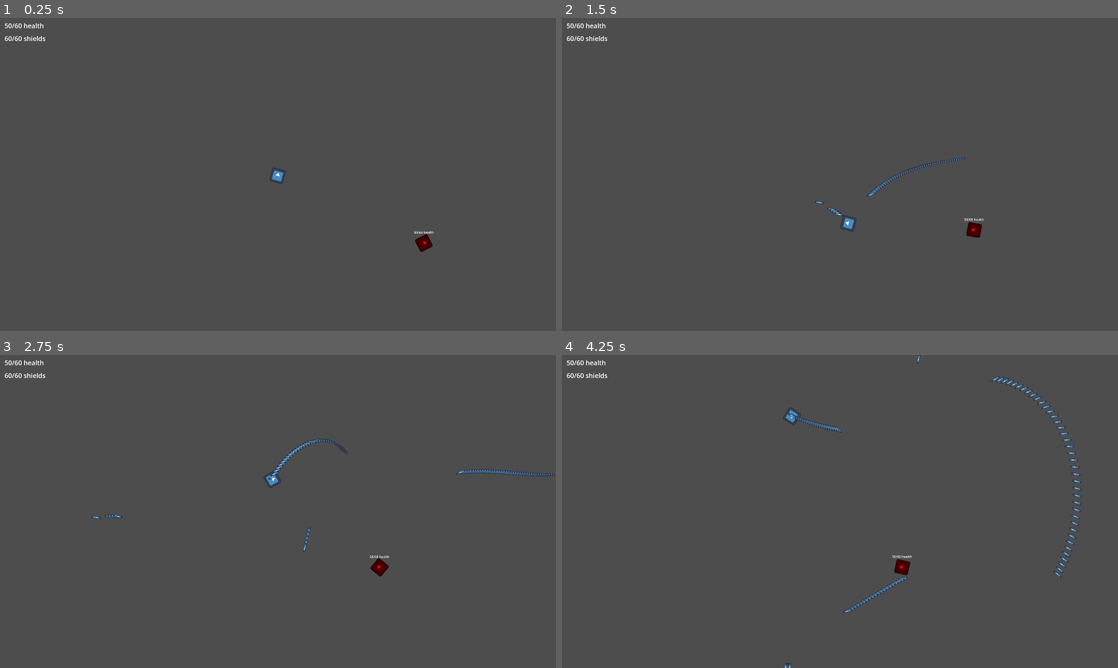
Above: before the commit, frames 1-4 (two rows, left to right).
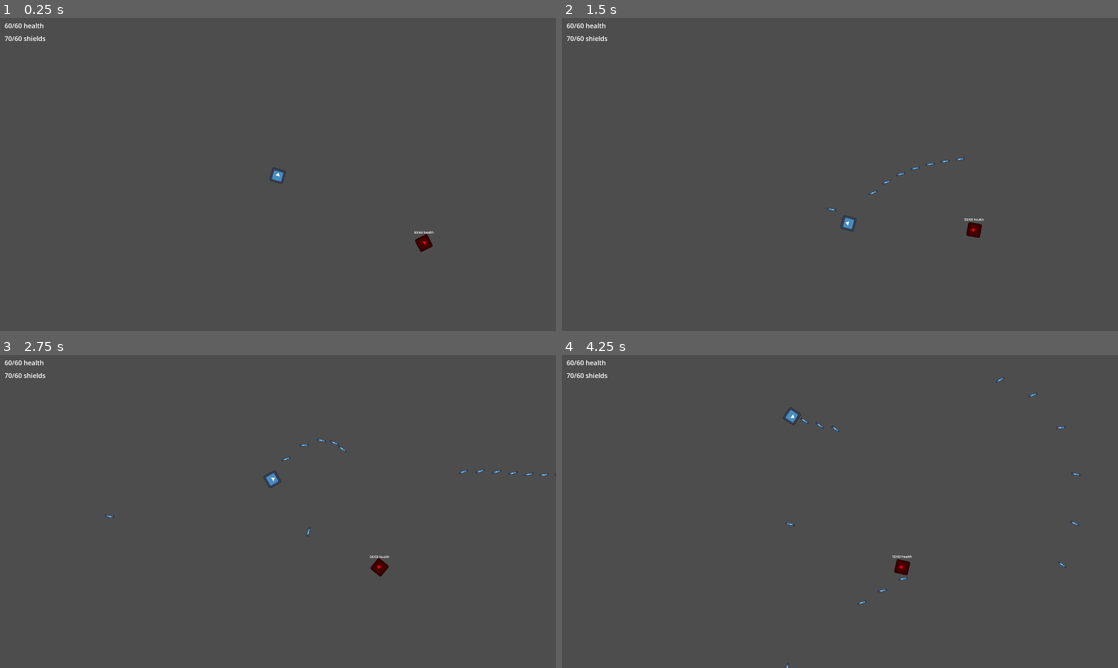
Above: after the commit, the same moments.

Repository: flappybird787/Nova-Pulse
Game: Godot game, scene res://scenes/test_scene.tscn
The game is run twice, just before and just after one commit, with the same random seed, the same clock (stepped at 60 frames per second) and the same inputs. The engine's default icon, where the game draws it, is replaced by a stand-in: a white triangle on a blue panel in a dark square.
Inputs (mouse positions are in pixels of both pictures, inside the frame that each line leads up to):
- Up to frame 1 (0.25 s): no input
- Up to frame 2 (1.5 s): tap Enter at 0.5 s; move the mouse to (962, 158) at 0.52 s; hold D (move_right) 0.53-1.28 s; hold F (primary_attack) 0.53-1.28 s; move the mouse to (728, 190) at 1.27 s; hold A (move_left) from 1.28 s (still down); tap F (primary_attack) at 1.35 s
- Up to frame 3 (2.75 s): move the mouse to (333, 442) at 2.02 s; release A (move_left) at 2.03 s; hold D (move_right) from 2.03 s (still down); hold F (primary_attack) from 2.03 s (still down)
- Up to frame 4 (4.25 s): move the mouse to (812, 574) at 2.77 s; release D (move_right) at 2.78 s; release F (primary_attack) at 2.78 s; hold W (move_up) 2.78-3.53 s; tap F (primary_attack) at 2.85 s; move the mouse to (1006, 558) at 3.52 s; hold A (move_left) from 3.53 s (still down); hold F (primary_attack) from 3.53 s (still down)

The runs differ from the first frame. In frame 1, less than 0.1% of the frame differs, in the area x 0-2%, y 1-8%; in frame 2, 0.1%; in frame 3, 0.3%; in frame 4, 0.5%, in the area x 0-94%, y 0-100%.

Commit message:
added the ability for enemies to shoot, made enemies die, made player take shield and hull damage, fixed player firerate

Diff:
--- a/prefabs/enemy_ship_base.tscn
+++ b/prefabs/enemy_ship_base.tscn
@@ -7,6 +7,8 @@
 [ext_resource type="Script" uid="uid://byfkxe3bur7me" path="res://scripts/state_machine_manager.gd" id="4_lxkpm"]
 [ext_resource type="Script" uid="uid://bek72p5pasbro" path="res://scripts/states/attacking_state.gd" id="5_i12am"]
 [ext_resource type="Script" uid="uid://c4mljycdd8vir" path="res://scripts/components/health_component.gd" id="6_l0son"]
+[ext_resource type="Script" uid="uid://cm2jchhaaqnpt" path="res://scripts/components/death_component.gd" id="8_sy2du"]
+[ext_resource type="Script" uid="uid://cbagpr7b1t6bb" path="res://scripts/components/attack_instantiator_component.gd" id="9_b8mar"]
 
 [sub_resource type="RectangleShape2D" id="RectangleShape2D_l0son"]
 size = Vector2(128, 128)
@@ -16,6 +18,9 @@
 
 [sub_resource type="CircleShape2D" id="CircleShape2D_i12am"]
 radius = 3252.5996
+
+[sub_resource type="RectangleShape2D" id="RectangleShape2D_5pmvo"]
+size = Vector2(20, 931)
 
 [node name="enemy_ship_base" type="CharacterBody2D" unique_id=1776559298 node_paths=PackedStringArray("health_component")]
 collision_layer = 37
@@ -64,10 +69,12 @@
 [node name="StateMachineManager" type="Node" parent="." unique_id=1065371948]
 script = ExtResource("4_lxkpm")
 
-[node name="AttackingState" type="Node" parent="StateMachineManager" unique_id=357116728 node_paths=PackedStringArray("ship_data_component", "ship_base", "state_machine_manager")]
+[node name="AttackingState" type="Node" parent="StateMachineManager" unique_id=357116728 node_paths=PackedStringArray("ship_data_component", "ship_base", "attack_instantiator_component", "weapons_cooldown_timer", "state_machine_manager")]
 script = ExtResource("5_i12am")
 ship_data_component = NodePath("../../ShipDataComponent")
 ship_base = NodePath("../..")
+attack_instantiator_component = NodePath("../../AttackInstantiatorComponent")
+weapons_cooldown_timer = NodePath("../../WeaponCooldownTimer")
 state_machine_manager = NodePath("..")
 state_name = "ATTACKING"
 metadata/_custom_type_script = "uid://bmemjl566ltus"
@@ -106,7 +113,41 @@
 health_label_pivot = NodePath("../PlayerHealthLabelPivot")
 handle_label_transforms = true
 
+[node name="DeathComponent" type="Node" parent="." unique_id=3514482 node_paths=PackedStringArray("health_component", "root")]
+script = ExtResource("8_sy2du")
+health_component = NodePath("../HealthComponent")
+root = NodePath("..")
+
+[node name="FireRange" type="Area2D" parent="." unique_id=1223002913]
+collision_layer = 0
+collision_mask = 64
+
+[node name="CollisionShape2D" type="CollisionShape2D" parent="FireRange" unique_id=1271456785]
+position = Vector2(455, 0)
+rotation = -1.5707964
+shape = SubResource("RectangleShape2D_5pmvo")
+
+[node name="AttackInstantiatorComponent" type="Node" parent="." unique_id=940520612 node_paths=PackedStringArray("attack_point", "physics_body")]
+script = ExtResource("9_b8mar")
+attack_point = NodePath("../AttackPoint")
+physics_body = NodePath("..")
+type = "ENEMY"
+attack_type = "BLASTER"
+speed = 1200
+damage = 4
+metadata/_custom_type_script = "uid://cbagpr7b1t6bb"
+
+[node name="AttackPoint" type="Marker2D" parent="." unique_id=2082869617]
+rotation = -1.5707964
+
+[node name="WeaponCooldownTimer" type="Timer" parent="." unique_id=1184776392]
+wait_time = 0.5
+one_shot = true
+
 [connection signal="area_entered" from="MapEdgeOverflowAreaX" to="MapEdgeOverflowComponent" method="on_map_edge_overlap_x"]
 [connection signal="area_entered" from="MapEdgeOverflowAreaY" to="MapEdgeOverflowComponent" method="on_map_edge_overlap_y"]
 [connection signal="body_entered" from="AttackRange" to="StateMachineManager/AttackingState" method="_on_attack_range_body_entered"]
 [connection signal="body_exited" from="AttackRange" to="StateMachineManager/AttackingState" method="_on_attack_range_body_exited"]
+[connection signal="body_entered" from="FireRange" to="StateMachineManager/AttackingState" method="_on_fire_range_body_entered"]
+[connection signal="body_exited" from="FireRange" to="StateMachineManager/AttackingState" method="_on_fire_range_body_exited"]
+[connection signal="timeout" from="WeaponCooldownTimer" to="StateMachineManager/AttackingState" method="_on_weapon_cooldown_timer_timeout"]
--- a/prefabs/player_ship.tscn
+++ b/prefabs/player_ship.tscn
@@ -14,10 +14,11 @@
 [sub_resource type="RectangleShape2D" id="RectangleShape2D_fto5i"]
 size = Vector2(127, 128)
 
-[node name="PlayerShip" type="CharacterBody2D" unique_id=1089880255]
+[node name="PlayerShip" type="CharacterBody2D" unique_id=1089880255 node_paths=PackedStringArray("health_component")]
 collision_layer = 70
 collision_mask = 6
 script = ExtResource("1_yfrvl")
+health_component = NodePath("HealthComponent")
 
 [node name="Sprite2D" type="Sprite2D" parent="." unique_id=1036919982]
 rotation = 1.5707964
@@ -26,11 +27,12 @@
 [node name="CollisionShape2D" type="CollisionShape2D" parent="." unique_id=85070103]
 shape = SubResource("RectangleShape2D_yfrvl")
 
-[node name="PlayerShipControllerComponent" type="Node" parent="." unique_id=573145881 node_paths=PackedStringArray("ship_data_component", "ship_body", "attack_instantiator_component")]
+[node name="PlayerShipControllerComponent" type="Node" parent="." unique_id=573145881 node_paths=PackedStringArray("ship_data_component", "ship_body", "attack_instantiator_component", "primary_weapon_cooldown_timer")]
 script = ExtResource("2_iwps3")
 ship_data_component = NodePath("../ShipDataComponent")
 ship_body = NodePath("..")
 attack_instantiator_component = NodePath("../AttackInstantiatorComponent")
+primary_weapon_cooldown_timer = NodePath("../PrimaryWeaponCooldownTimer")
 
 [node name="ShipDataComponent" type="Node" parent="." unique_id=1005858283]
 script = ExtResource("3_fto5i")
@@ -43,9 +45,9 @@
 
 [node name="HealthComponent" type="Node" parent="." unique_id=2028290838 node_paths=PackedStringArray("shield_label", "health_label")]
 script = ExtResource("5_fto5i")
-health = 50
+health = 60
 max_health = 60
-shields = 60
+shields = 70
 max_shields = 60
 shield_label = NodePath("../CanvasLayer/PlayerShieldLabel")
 health_label = NodePath("../CanvasLayer/PlayerHealthLabel")
@@ -94,13 +96,22 @@
 theme_override_font_sizes/font_size = 30
 text = "test"
 
-[node name="AttackInstantiatorComponent" type="Node" parent="." unique_id=1909240710 node_paths=PackedStringArray("attack_point")]
+[node name="AttackInstantiatorComponent" type="Node" parent="." unique_id=1909240710 node_paths=PackedStringArray("attack_point", "physics_body")]
 script = ExtResource("7_xkgcq")
 attack_point = NodePath("../AttackPoint")
+physics_body = NodePath("..")
 type = "PLAYER"
+attack_type = "BLASTER"
+speed = 1200
+damage = 5
 
 [node name="AttackPoint" type="Marker2D" parent="." unique_id=1700526706]
 rotation = -1.5707964
 
+[node name="PrimaryWeaponCooldownTimer" type="Timer" parent="." unique_id=1266770065]
+wait_time = 0.1
+one_shot = true
+
 [connection signal="area_entered" from="MapEdgeOverflowAreaX" to="MapEdgeOverflowComponent" method="on_map_edge_overlap_x"]
 [connection signal="area_entered" from="MapEdgeOverflowAreaY" to="MapEdgeOverflowComponent" method="on_map_edge_overlap_y"]
+[connection signal="timeout" from="PrimaryWeaponCooldownTimer" to="PlayerShipControllerComponent" method="_on_timer_timeout"]
--- a/scripts/bullet.gd
+++ b/scripts/bullet.gd
@@ -22,7 +22,7 @@
 	if type == "ENEMY":
 		print("hit the player")
 
-		body.health_component.health -= damage
+		body.health_component.deal_damage(damage)
 
 		queue_free()
 
@@ -31,6 +31,6 @@
 	if type == "PLAYER":
 		print("hit an enemy")
 
-		body.health_component.health -= damage
+		body.health_component.deal_damage(damage)
 
 		queue_free()
--- a/scripts/components/attack_instantiator_component.gd
+++ b/scripts/components/attack_instantiator_component.gd
@@ -5,13 +5,24 @@
 
 @export var attack_point : Marker2D
 
+@export var physics_body : CharacterBody2D
+
 ## set this to ENEMY for fired from an enemy or PLAYER for fired from the player
 @export var type : String
+
+@export_enum("BLASTER") var attack_type : String
+
+@export_category("blasters")
+
+@export var speed = 0
+@export var damage = 0
 
 func instantiate_attack():
 	var a = attack.instantiate()
 	add_child(a)
 	a.transform = attack_point.global_transform
-	a.speed = 1200
-	a.damage = 1
+	if attack_type == "BLASTER":
+		a.speed = speed
+		a.damage = damage
+		a.velocity = physics_body.velocity
 	a.type = type
--- /dev/null
+++ b/scripts/components/death_component.gd
@@ -0,0 +1,10 @@
+extends Node
+class_name DeathComponent
+
+@export var health_component : HealthComponent
+@export var root : Node
+
+
+func _process(delta: float) -> void:
+	if health_component.health <= 0:
+		root.queue_free()
--- a/scripts/components/health_component.gd
+++ b/scripts/components/health_component.gd
@@ -30,5 +30,14 @@
 	if handle_label_transforms:
 		handle_label_gui()
 
+func deal_damage(amount: int):
+	for i in range(amount):
+		if max_shields != 0 and shields > 0:
+			shields -= 1
+
+		else:
+			health -= 1
+
+
 func handle_label_gui():
 	health_label_pivot.rotation = -get_parent().rotation
--- a/scripts/components/player_ship_controller_component.gd
+++ b/scripts/components/player_ship_controller_component.gd
@@ -9,6 +9,9 @@
 @export var attack_instantiator_component : AttackInstantiatorComponent
 
 var velocity : Vector2
+
+var can_fire = true
+@export var primary_weapon_cooldown_timer : Timer
 
 func _physics_process(delta: float) -> void:
 	get_player_input()
@@ -46,7 +49,11 @@
 	velocity += move_dir * ship_data_component.ship_acceleration
 
 	if Input.is_action_pressed("primary_attack"):
-		attack_instantiator_component.instantiate_attack()
+		if can_fire:
+			attack_instantiator_component.instantiate_attack()
+			can_fire = false
+			primary_weapon_cooldown_timer.start()
+
 
 func limit_velocity(max_velocity):
 	if velocity.x > max_velocity:
@@ -69,3 +76,7 @@
 		# Optional: Snap to zero if velocity is very low to prevent "infinite" sliding
 		if velocity.length() < 0.1:
 			velocity = Vector2.ZERO
+
+
+func _on_timer_timeout() -> void:
+	can_fire = true
--- a/scripts/player_ship.gd
+++ b/scripts/player_ship.gd
@@ -1 +1,3 @@
 extends CharacterBody2D
+
+@export var health_component : HealthComponent
--- a/scripts/states/attacking_state.gd
+++ b/scripts/states/attacking_state.gd
@@ -3,11 +3,17 @@
 
 
 @export var can_attack = false
+@export var can_fire = false
 
 @export var ship_data_component : ShipDataComponent
 @export var ship_base : CharacterBody2D
 
+@export var attack_instantiator_component : AttackInstantiatorComponent
+
 var target
+
+@export var weapons_cooldown_timer : Timer
+var weapon_on_cooldown = false
 
 func _process(delta: float) -> void:
 
@@ -19,6 +25,11 @@
 
 	if state_machine_manager.current_state == state_name:
 		attack(ship_base, target.global_position, delta, ship_data_component.ship_speed, ship_data_component.ship_agility)
+
+		if can_fire and !weapon_on_cooldown:
+			attack_instantiator_component.instantiate_attack()
+			weapon_on_cooldown = true
+			weapons_cooldown_timer.start()
 
 func attack(
 	node: Node2D,
@@ -71,3 +82,15 @@
 func _on_attack_range_body_exited(body: Node2D) -> void:
 	can_attack = false
 	target = null
+
+
+func _on_fire_range_body_entered(body: Node2D) -> void:
+	can_fire = true
+
+
+func _on_fire_range_body_exited(body: Node2D) -> void:
+	can_fire = false
+
+
+func _on_weapon_cooldown_timer_timeout() -> void:
+	weapon_on_cooldown = false
Not shown, added: scripts/components/death_component.gd.uid
